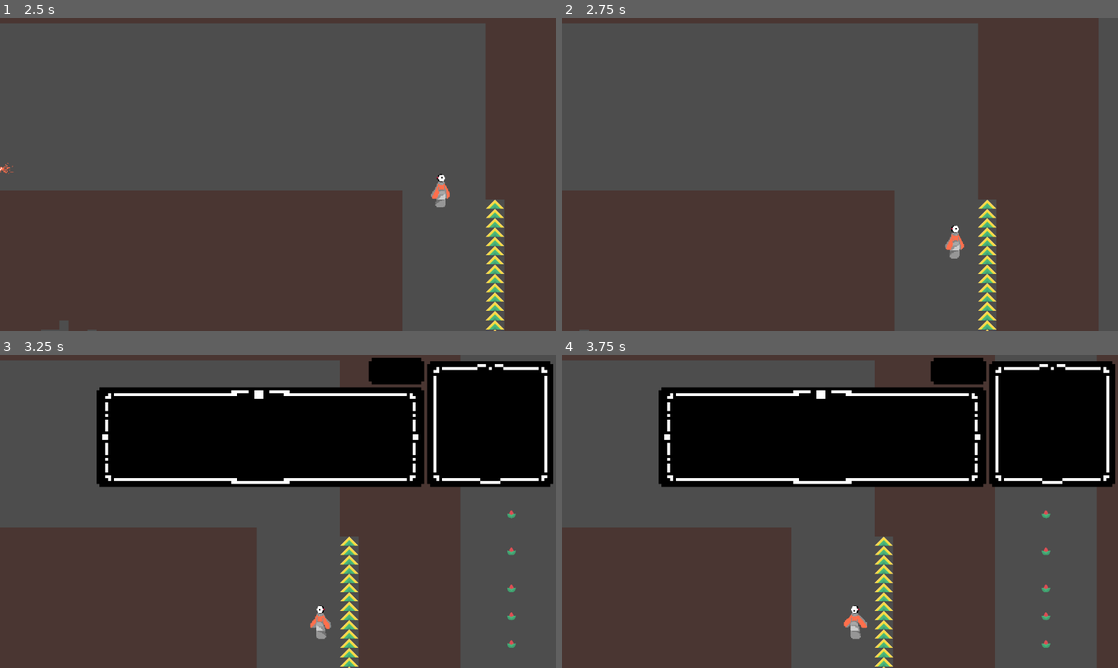
Above: before the commit, frames 1-4 (two rows, left to right).
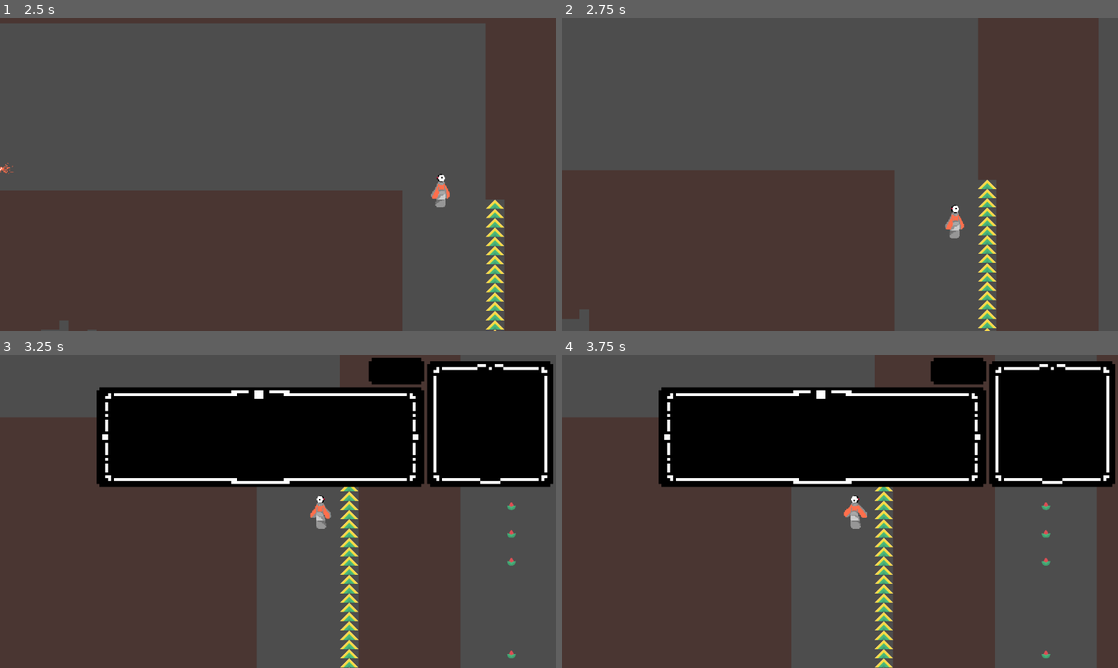
Above: after the commit, the same moments.

Repository: unsaltedkale/Quilt
Game: Godot game, scene res://TitleScreen.tscn
Two runs of this game, one before a commit and one after it. Both use one fixed random seed, a clock stepped at 60 frames per second and the inputs below. The engine's default icon, where the game draws it, is replaced by a stand-in: a white triangle on a blue panel in a dark square. Sound files missing from this copy of the repository are replaced by a short silence.
Inputs (mouse positions are in pixels of both pictures, inside the frame that each line leads up to):
- Up to frame 1 (2.5 s): click "PLAY" at 0.5 s; tap Enter at 1.25 s; move the mouse to (400, 158) at 1.27 s; hold D (move_right) from 1.28 s (still down); tap S (crouch) at 1.35 s; click (400, 158) at 1.42 s; tap Space (jump) at 1.52, 2.27 s; move the mouse to (166, 190) at 2.02 s; click (166, 190) at 2.1 s
- Up to frame 2 (2.75 s): keep holding D (move_right)
- Up to frame 3 (3.25 s): move the mouse to (333, 442) at 2.77 s; release D (move_right) at 2.78 s; hold A (move_left) from 2.78 s (still down); tap E (interact) at 2.85 s
- Up to frame 4 (3.75 s): move the mouse to (812, 574) at 3.52 s; release A (move_left) at 3.53 s; hold D (move_right) from 3.53 s (still down); tap S (crouch) at 3.6 s; click (812, 574) at 3.67 s

Frame 1 is identical in both runs. In frame 2, 6.5% of the frame differs, in the area x 0-79%, y 0-100%; in frame 3, 13%, in the area x 0-93%, y 0-100%; in frame 4, 12%.

Commit message:
Camera Tweaking

Diff:
--- a/Andy's Path/Resources/TestLines.tres
+++ b/Andy's Path/Resources/TestLines.tres
@@ -8,6 +8,7 @@
 "0": "This is an alternate dialogue path",
 "1": "Here is some more text",
 "2": "Another round of text",
-"3": "Done"
+"3": "Done",
+"4": ""
 })
 metadata/_custom_type_script = "uid://owus6erkinoy"
--- a/Andy's Path/Scripts/CameraController.gd
+++ b/Andy's Path/Scripts/CameraController.gd
@@ -1,6 +1,6 @@
 extends Camera2D
 
-var offset1 = 1000 #screen bounds
+var offset1 = 400 #screen bounds
 
 var playerReference
 var screenIsMoving
